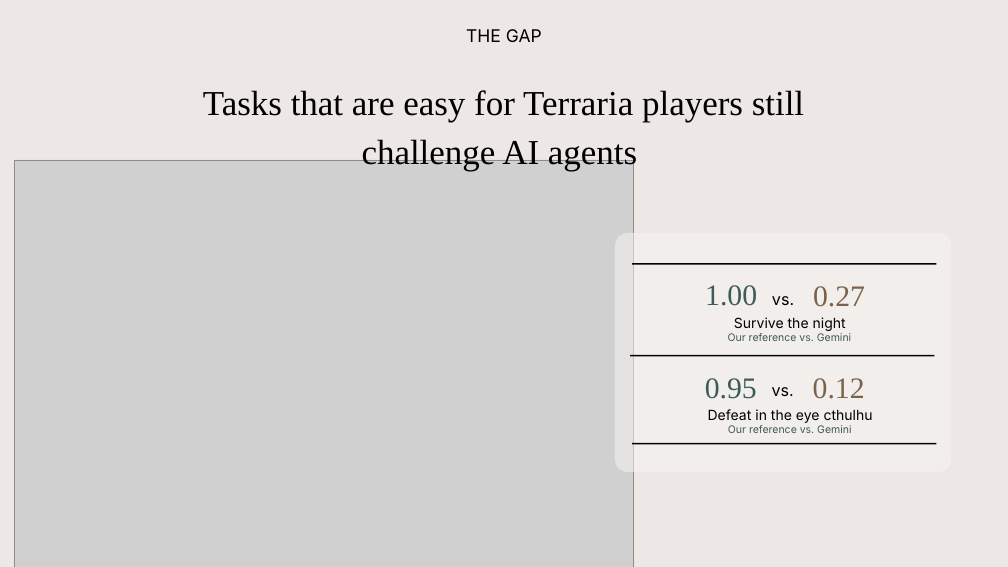
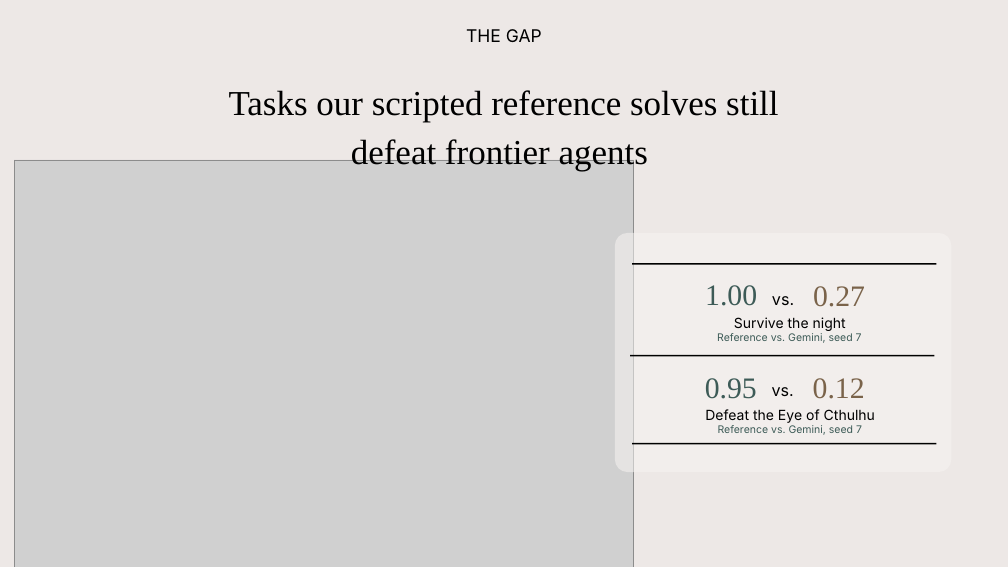
Before and after one commit to mairazaini/TerrariaBench, a slide deck: slide 5 of TerrariaBench.pptx. Drawn at 1008x567 pixels with LibreOffice and Linux fonts; fonts in the diff are those of the drawing; grey boxes stand for pictures; background and template pictures are left out. Boxes give left, top, right and bottom in pixels: in the first picture for what was removed or moved away, otherwise in the second. Text is boxed around its words. In the diff, an @@ line names an element or a change of style, - is before the commit and + after.

```diff
--- a/TerrariaBench.pptx
+++ b/TerrariaBench.pptx
@@ text at [229, 90, 778, 172]: text changed @@
-Tasks that are easy for Terraria players still challenge AI agents
+Tasks our scripted reference solves still defeat frontier agents
@@ text at [717, 333, 862, 343]: text changed @@
-Our reference vs. Gemini
+Reference vs. Gemini, seed 7
@@ text at [705, 409, 875, 423]: text changed @@
-Defeat in the eye cthulhu
+Defeat the Eye of Cthulhu
@@ text at [718, 425, 862, 435]: text changed @@
-Our reference vs. Gemini
+Reference vs. Gemini, seed 7
```
Also in this commit, not shown: 6 other slides changed, 46 other files.
